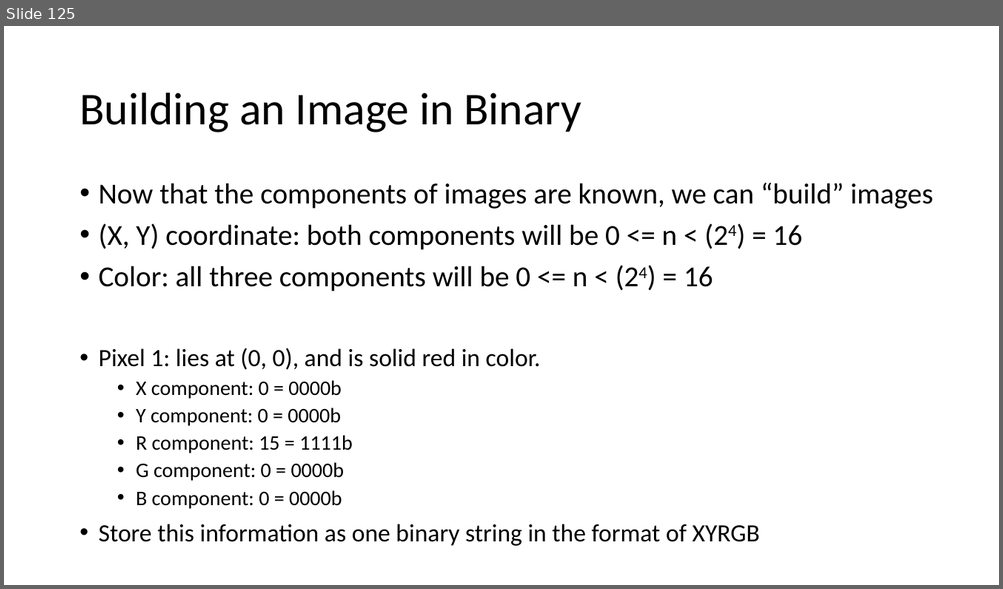
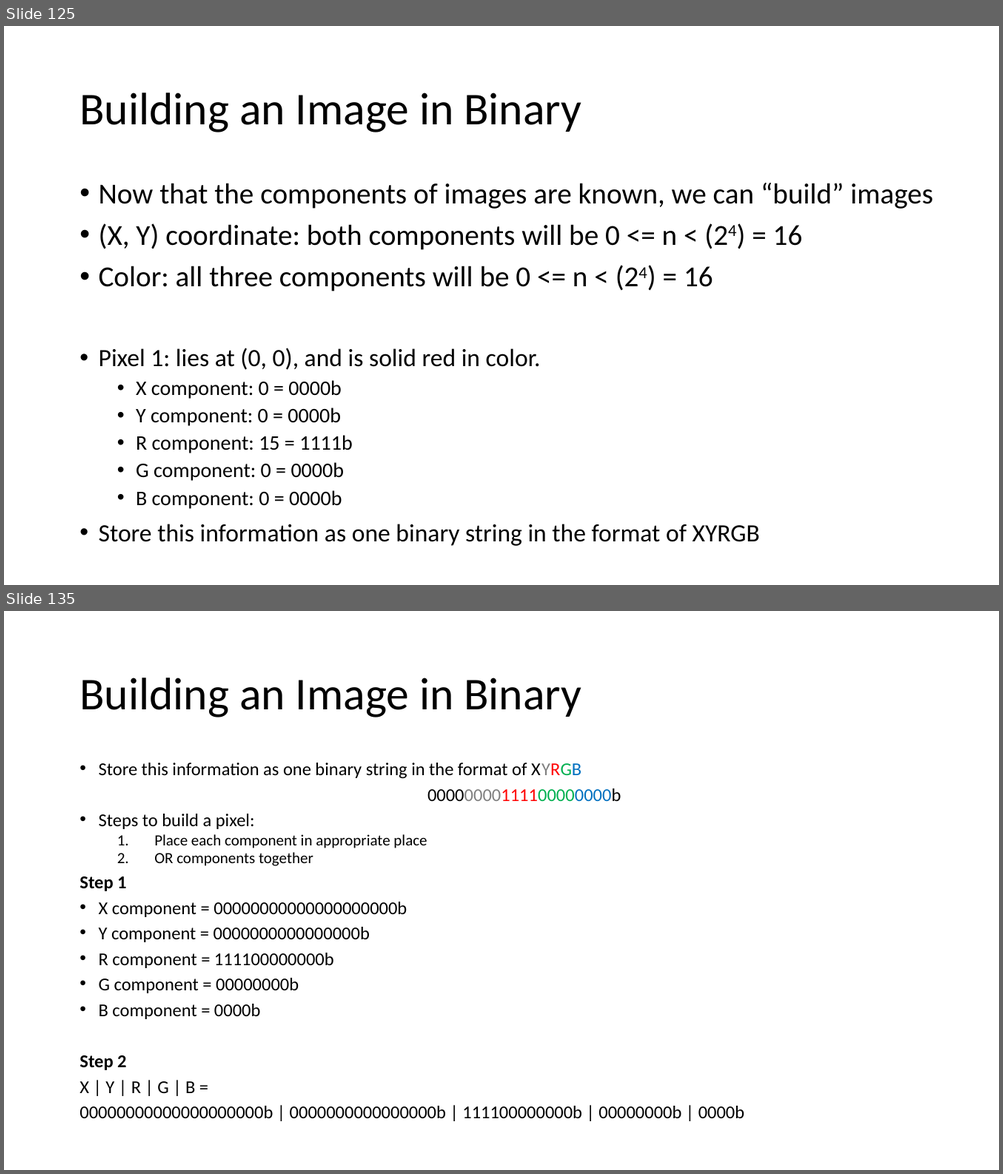
Before and after one commit to MrJoshGross/Course-Curricular-Material, a slide deck: wip/Lecture 5 - More Bitwise Operators.pptx. Shown one above the other, each under a label of ours: slide 125 before the commit, slides 125 and 135 after it; the slides between them are not shown. The pictures are 1003x589 and 1003x1174 pixels, drawn with LibreOffice and Linux fonts; fonts in the diff are those of the drawing. Boxes give left, top, right and bottom in pixels: in the first picture for what was removed or moved away, otherwise in the second. Text is boxed around its words. In the diff, an @@ line names an element or a change of style, - is before the commit and + after.

Commit message:
Update Lecture 5 - More Bitwise Operators.pptx
1st pixel building example

```diff
--- a/wip/Lecture 5 - More Bitwise Operators.pptx
+++ b/wip/Lecture 5 - More Bitwise Operators.pptx
@@ slide 135 added at <box>4,611,999,1170</box>, background #FFFFFF @@
@@ title added at <box>79,678,581,718</box>, 44 pt, text #000000 @@
+Building an Image in Binary
@@ text added at <box>79,763,744,1119</box>, 17.5 pt, text #000000 @@
+• Store this information as one binary string in the format of XYRGB
+00000000111100000000b
+• Steps to build a pixel:
+  1. Place each component in appropriate place
+  2. OR components together
+Step 1
+• X component = 00000000000000000000b
+• Y component = 0000000000000000b
+• R component = 111100000000b
+• G component = 00000000b
+• B component = 0000b
+Step 2
+X | Y | R | G | B =
+00000000000000000000b | 0000000000000000b | 111100000000b | 00000000b | 0000b
```
Also in this commit, not shown: 2 slides changed, 9 other slides added.
